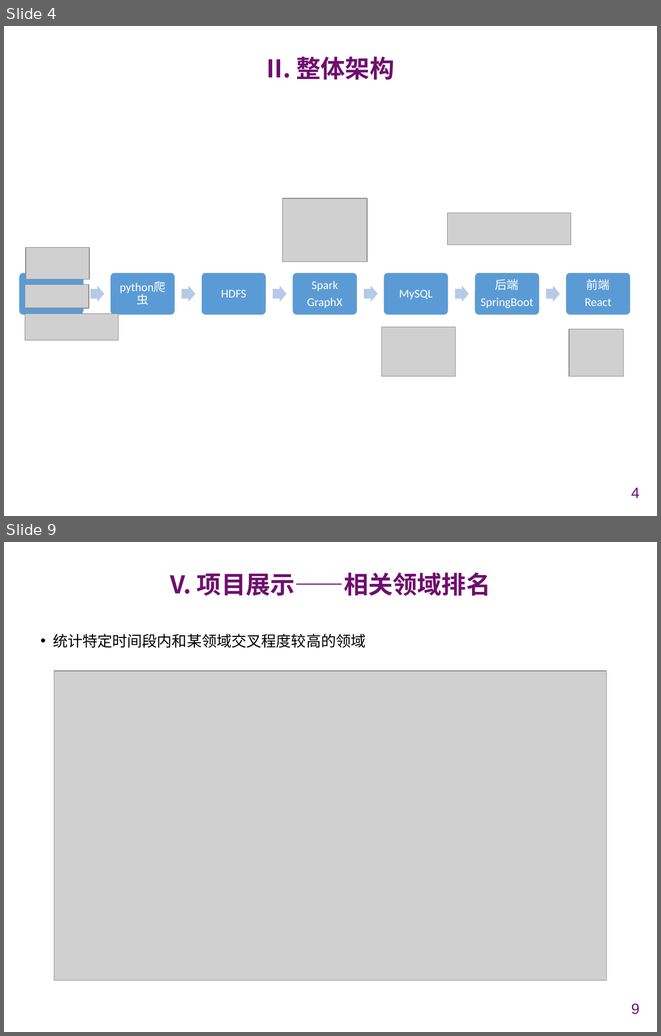
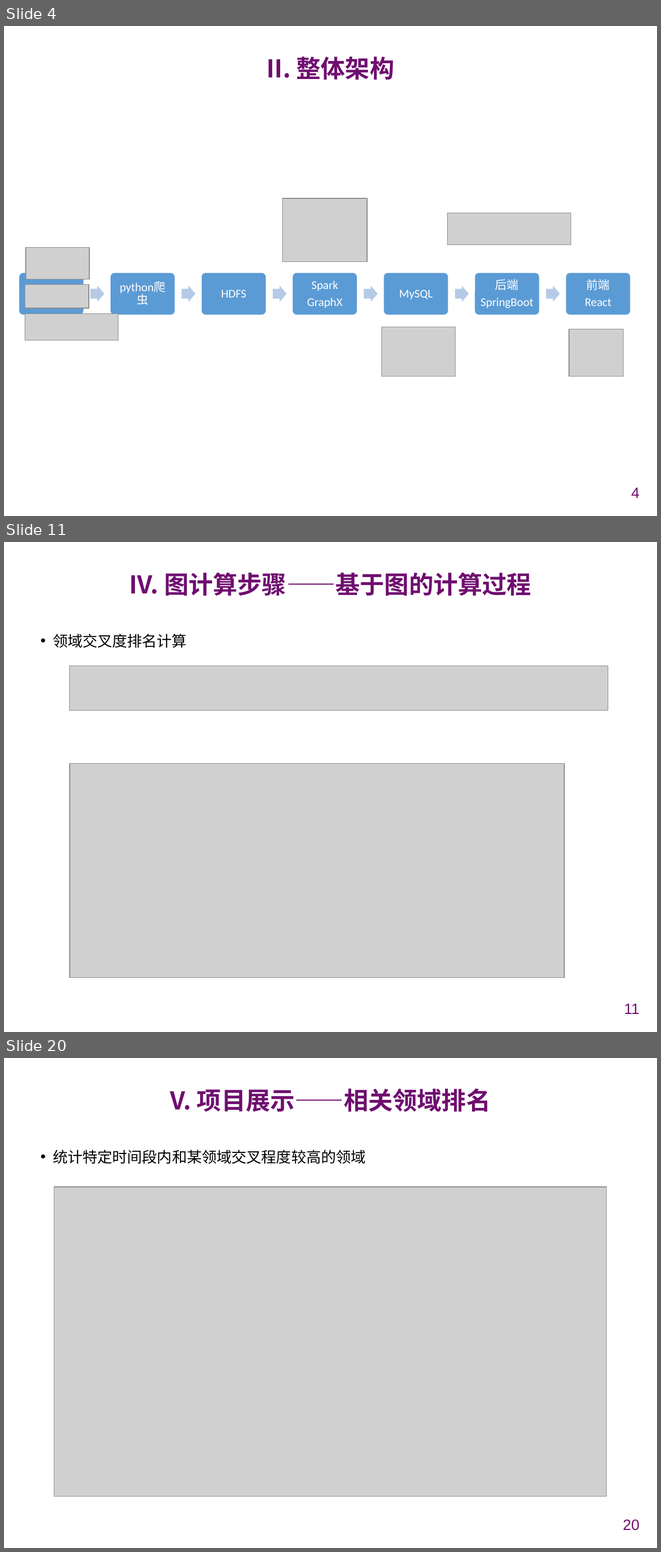
Before and after one commit to chenxiao2402/NJUSE-CloudComputing, a slide deck: PPT/云计算GraphX实现汇报.pptx. Shown one above the other, each under a label of ours: slides 4 and 9 before the commit, slides 4, 11 and 20 after it; the slides between them are not shown. The pictures are 661x1036 and 661x1552 pixels, drawn with LibreOffice and Linux fonts; fonts in the diff are those of the drawing; grey boxes stand for pictures; background and template pictures are left out. Boxes give left, top, right and bottom in pixels: in the first picture for what was removed or moved away, otherwise in the second. Text is boxed around its words. In the diff, an @@ line names an element or a change of style, - is before the commit and + after.

```diff
--- a/PPT/云计算GraphX实现汇报.pptx
+++ b/PPT/云计算GraphX实现汇报.pptx
@@ slide 11 added at (4,542,657,1032), background #FFFFFF @@
@@ title added at (130,572,531,596), 27 pt, text #6F0E6F, bold @@
+IV. 图计算步骤——基于图的计算过程
@@ text added at (53,634,187,648), 16.5 pt, text #000000 @@
+• 领域交叉度排名计算
@@ picture added at (70,666,609,711) @@
@@ picture added at (70,764,565,978) @@
@@ page number added at (624,1003,639,1014), 16.5 pt, text #6F0E6F @@
+11
@@ what was slide 9 is now slide 20 @@
@@ page number at (623,1519,639,1530): text changed @@
-9
+20
```
Also in this commit, not shown: 3 slides changed, 10 other slides added, 3 other files.
